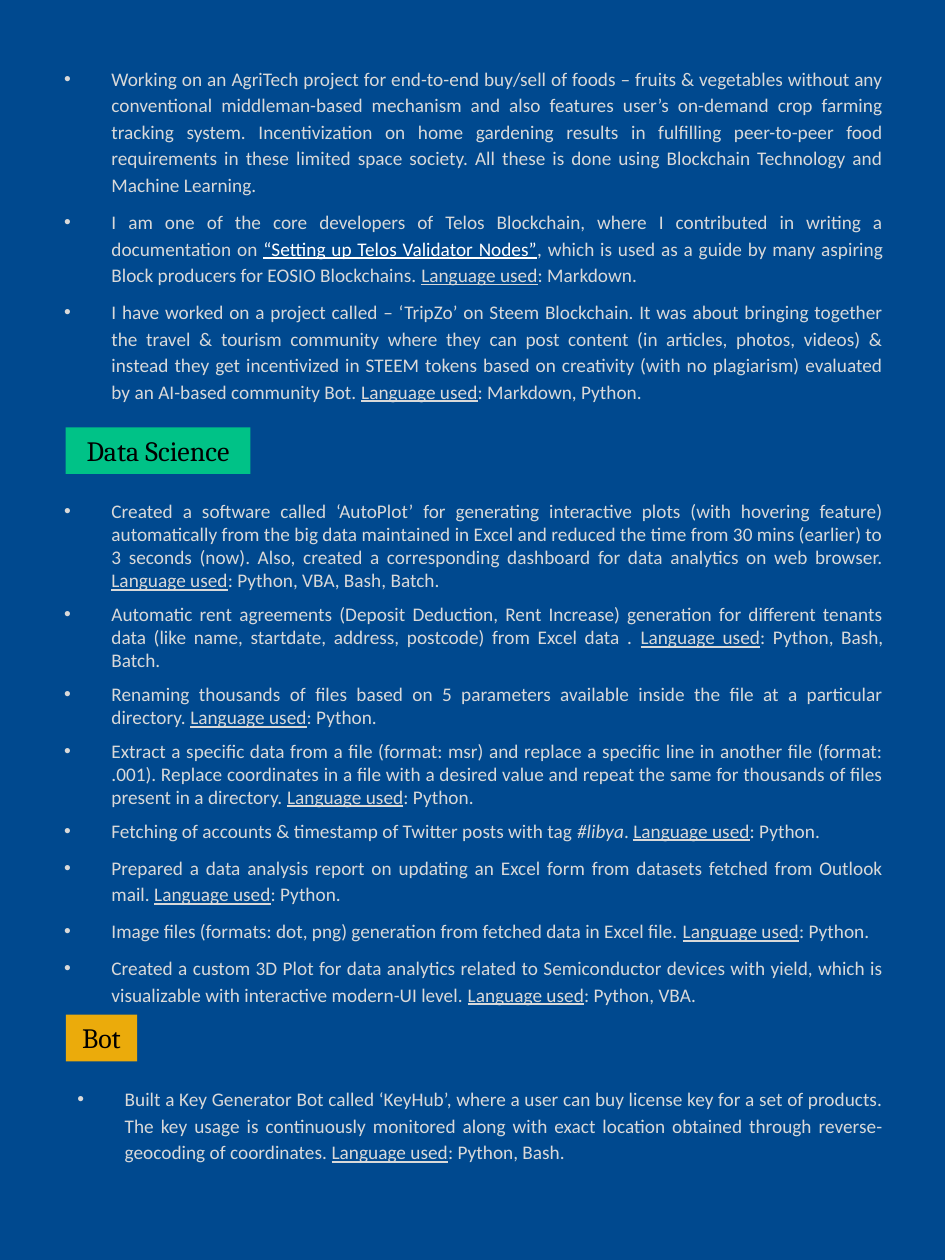
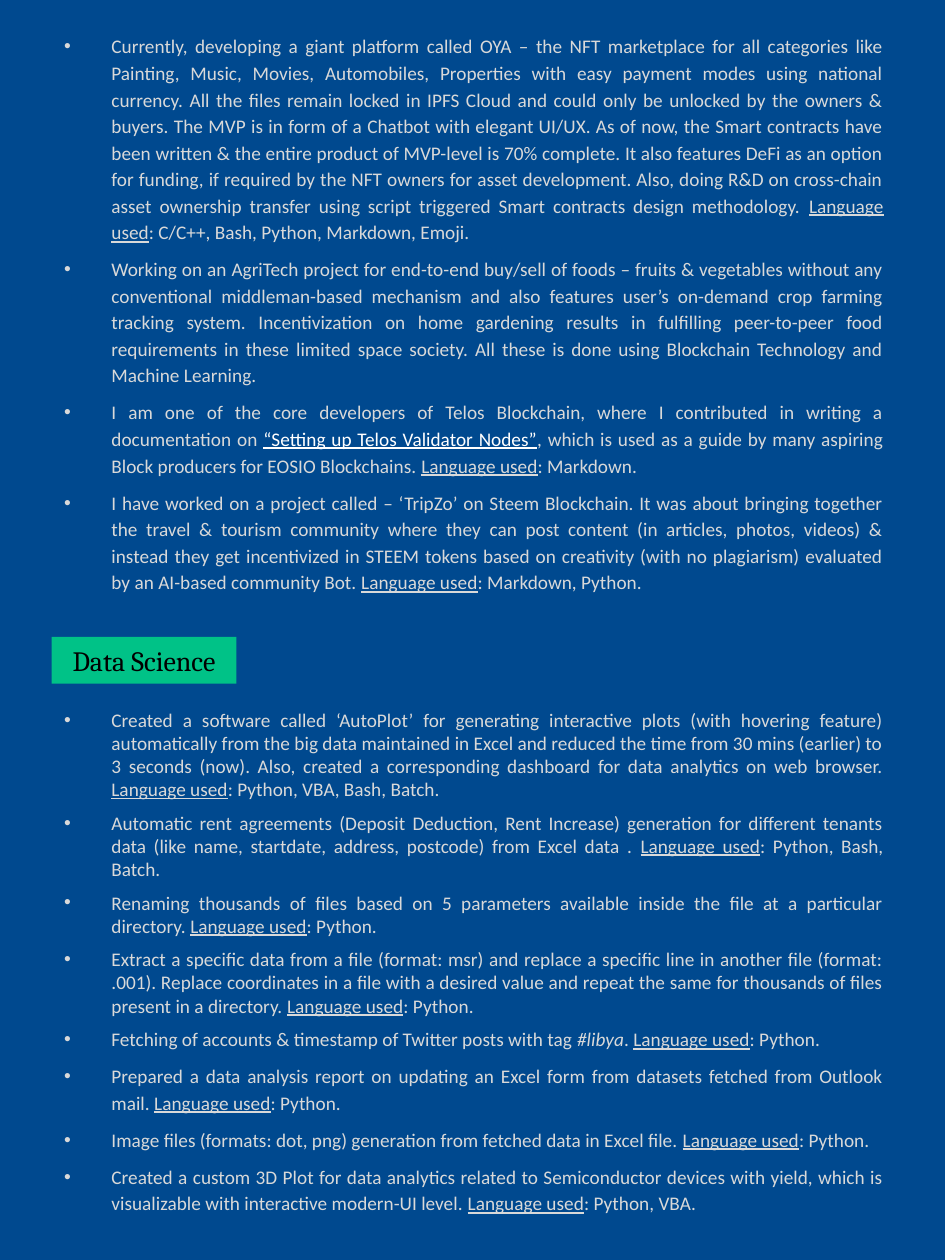
Before and after one commit to abhi3700/my_resume, a slide deck: slide 3 of my_resume.pptx. Drawn at 945x1260 pixels with LibreOffice and Linux fonts; fonts in the diff are those of the drawing. Boxes give left, top, right and bottom in pixels: in the first picture for what was removed or moved away, otherwise in the second. Text is boxed around its words. In the diff, an @@ line names an element or a change of style, - is before the commit and + after.

```diff
--- a/my_resume.pptx
+++ b/my_resume.pptx
@@ text "Currently, developing a giant platform ..." moved from (x1=111, y1=72, x2=883, y2=403) to (x1=111, y1=39, x2=883, y2=593) @@
@@ text at (x1=111, y1=39, x2=883, y2=243): paragraph added @@
+• Currently, developing a giant platform called OYA – the NFT marketplace for all categories like Painting, Music, Movies, Automobiles, Properties with easy payment modes using national currency. All the files remain locked in IPFS Cloud and could only be unlocked by the owners & buyers. The MVP is in form of a Chatbot with elegant UI/UX. As of now, the Smart contracts have been written & the entire product of MVP-level is 70% complete. It also features DeFi as an option for funding, if required by the NFT owners for asset development. Also, doing R&D on cross-chain asset ownership transfer using script triggered Smart contracts design methodology. Language used: C/C++, Bash, Python, Markdown, Emoji.
@@ rectangle "Data Science" moved from (x1=66, y1=427, x2=251, y2=474) to (x1=52, y1=638, x2=237, y2=684) @@
@@ text "Created a software called ‘AutoPlot’ ..." moved from (x1=111, y1=504, x2=883, y2=1006) to (x1=111, y1=713, x2=883, y2=1214) @@
@@ rectangle removed at (x1=66, y1=1014, x2=137, y2=1061) @@
-Bot
@@ text removed at (x1=125, y1=1092, x2=883, y2=1163) @@
-• Built a Key Generator Bot called ‘KeyHub’, where a user can buy license key for a set of products. The key usage is continuously monitored along with exact location obtained through reverse-geocoding of coordinates. Language used: Python, Bash.
```
Also in this commit, not shown: 3 other slides changed, 2 other files.
